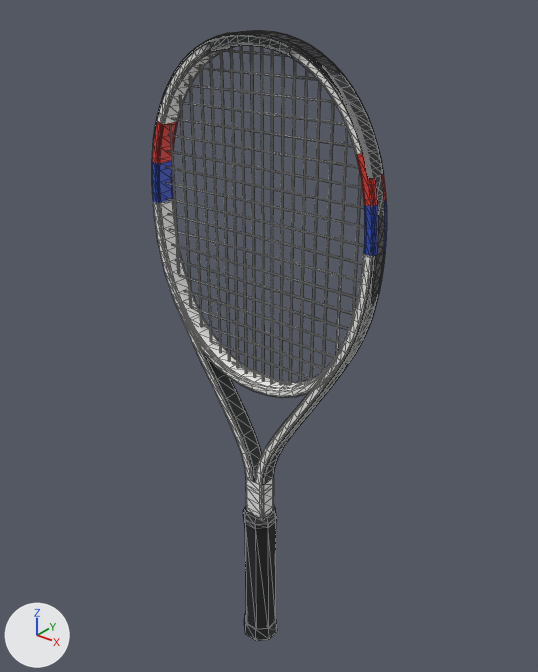
What one commit did to the glTF model assets/realistic/tecnifibre-tf40-v1-315-18x20.glb.
Rendered twice from a 50 mm camera at (0.428, -0.519, 0.729) aimed at (-0.007, 0.025, 0.392). The lights are fixed; the arrows at lower left show +X, +Y and +Z. The older version comes first. Mesh edges are drawn as thin lines. Where no turn or scale is listed for an object, it has been applied to the vertices. Vertices at exactly the same position are counted once.

The scene before the commit, as lines of its bpy script (objects in view):
```python
me_bumper = bpy.data.meshes.new('bumper')
me_bumper.from_pydata(...)  # 232 vertices, 392 faces; spans x -0.125..0.125, y -0.011..0.011, z -0.052..0.052
me_bumper.materials.append(mat_mat_bumper)  # black #26272a
me_frame = bpy.data.meshes.new('frame')
me_frame.from_pydata(...)  # 1792 vertices, 3520 faces; spans x -0.131..0.131, y -0.011..0.011, z -0.254..0.254
me_frame.materials.append(mat_mat_frame)
me_strings_crosses = bpy.data.meshes.new('strings_crosses')
me_strings_crosses.from_pydata(...)  # 160 vertices, 160 faces; spans x -0.121..0.121, y -0.001..0.001, z -0.155..0.155
me_strings_crosses.materials.append(mat_mat_strings_crosses)  # white #f2f2f2
ob_bumper = bpy.data.objects.new('bumper', me_bumper)
ob_bumper.location = (0.0, 0.0, 0.634)
ob_frame = bpy.data.objects.new('frame', me_frame)
ob_frame.location = (0.0, 0.0, 0.432)
ob_strings_crosses = bpy.data.objects.new('strings_crosses', me_strings_crosses)
ob_strings_crosses.location = (0.0, 0.0, 0.514)
# also in view: 'strings_mains' at (0.0, 0.0, 0.515); 'grip' at (0.0, 0.0, 0.099); 'grommets' at (0.0, 0.0, 0.498)
```
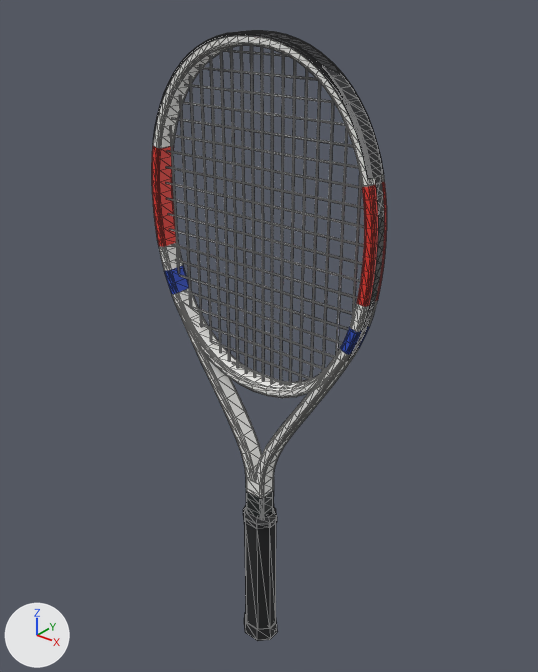
Patch to the scene script:
```diff
--- a/assets/realistic/tecnifibre-tf40-v1-315-18x20.glb.py
+++ b/assets/realistic/tecnifibre-tf40-v1-315-18x20.glb.py
@@ me_frame @@
 # used by ob_frame; location = (0.0, 0.0, 0.432)
-me_frame.from_pydata(...)  # 1792 vertices, 3520 faces; spans x -0.131..0.131, y -0.011..0.011, z -0.254..0.254
+me_frame.from_pydata(...)  # 1760 vertices, 3456 faces; spans x -0.131..0.131, y -0.011..0.011, z -0.254..0.254
+# me_frame part 1: 3 vertices moved within x -0.126..-0.117, y -0.008..0.011, z 0.144..0.146; 80 vertices removed from x -0.131..-0.058, y -0.011..0.011, z -0.028..0.238; 64 vertices added at x -0.127..-0.103, y -0.011..0.011, z -0.01..0.146
+# me_frame part 2: 1 vertex moved within x 0.117, y -0.011, z 0.144; 80 vertices removed from x 0.058..0.131, y -0.011..0.011, z -0.028..0.238; 64 vertices added at x 0.103..0.127, y -0.011..0.011, z -0.01..0.146
+# me_frame part 3: 16 vertices removed from x -0.013..0.013, y -0.011..0.011, z -0.21; 16 vertices added at x -0.013..0.013, y -0.011..0.011, z -0.219
+# me_frame part 4: 1621 kept faces spanning x -0.131..0.131, y -0.011..0.011, z -0.254..0.254 get new vertex colours
 me_frame.materials.append(mat_mat_frame)
```

Pixel boxes (x1, y1, x2, y2) of what changed, in the pictures (538 x 672 px; the box of a moved part takes in the faces that stretch with it):
part 1 of me_frame, moved or reshaped: before (152, 47, 218, 323); after (152, 145, 194, 304)
part 2 of me_frame, moved or reshaped: before (298, 54, 387, 378); after (336, 174, 386, 363)
part 3 of me_frame, moved or reshaped: before (246, 477, 274, 495); after (246, 487, 274, 505)
part 4 of me_frame, recoloured: (152, 36, 387, 518) in both
